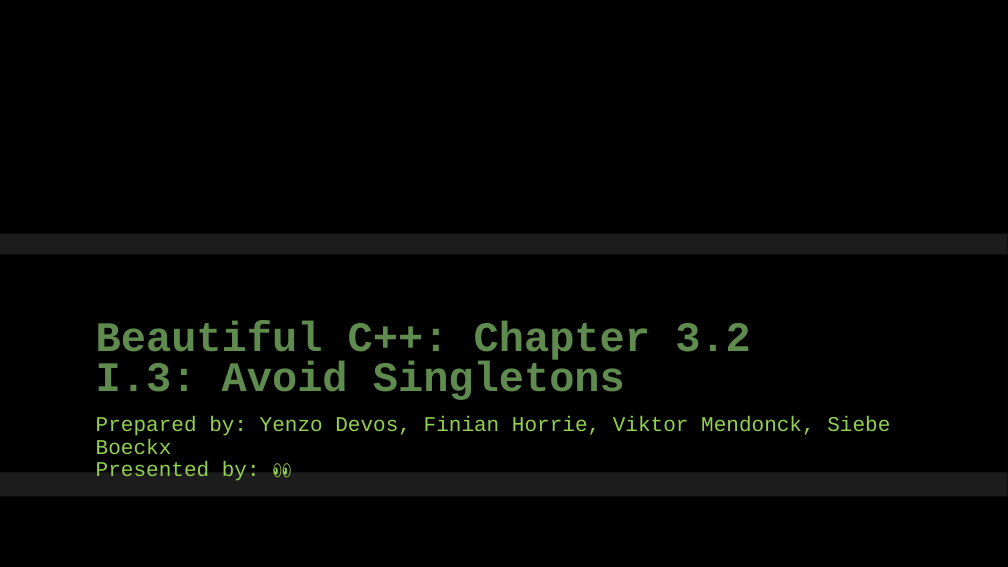
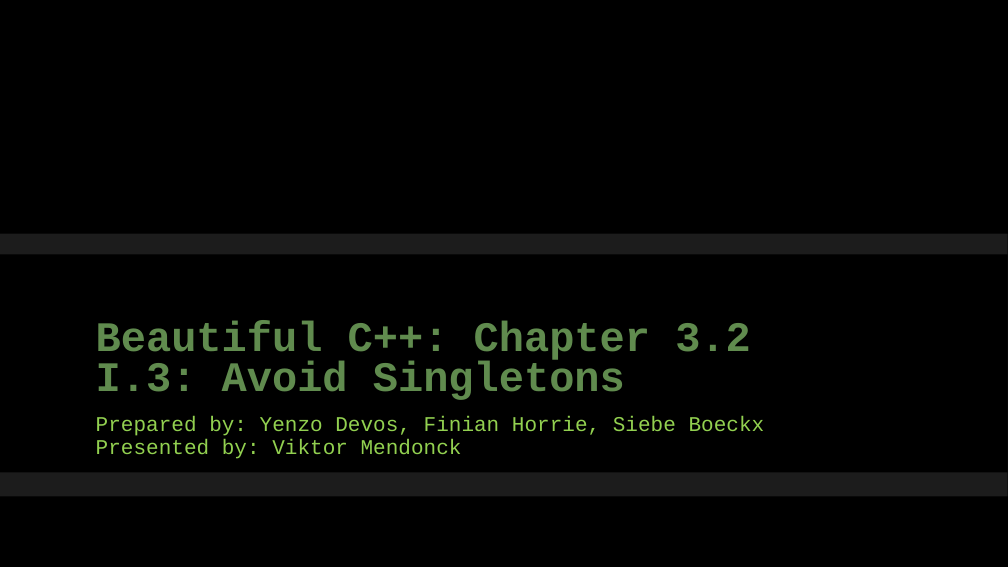
Before and after one commit to FHorrie/Prog4Presentation, a slide deck: slide 1 of Beautiful C++ ch3-2 I.3.pptx. Drawn at 1008x567 pixels with LibreOffice and Linux fonts; fonts in the diff are those of the drawing; background and template pictures are left out. Boxes give left, top, right and bottom in pixels: in the first picture for what was removed or moved away, otherwise in the second. Text is boxed around its words. In the diff, an @@ line names an element or a change of style, - is before the commit and + after.

Commit message:
Feat: made slide for global objects and started on singleton pattern slide

```diff
--- a/Beautiful C++ ch3-2 I.3.pptx
+++ b/Beautiful C++ ch3-2 I.3.pptx
@@ subtitle at (96,416,765,459): text changed @@
-Prepared by: Yenzo Devos, Finian Horrie, Viktor Mendonck, Siebe Boeckx
-Presented by: 👀
+Prepared by: Yenzo Devos, Finian Horrie, Siebe Boeckx
+Presented by: Viktor Mendonck
```
Also in this commit, not shown: 2 slides added, 1 slide removed.
